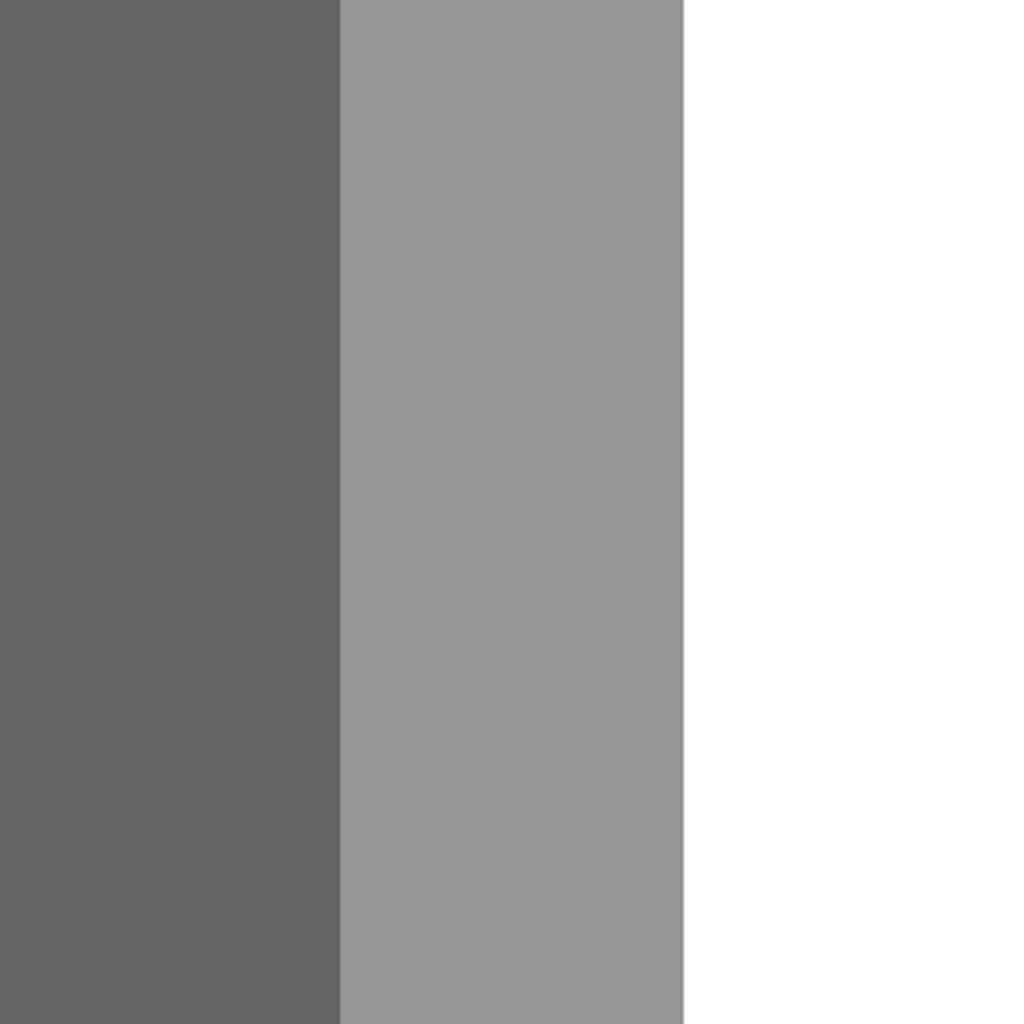
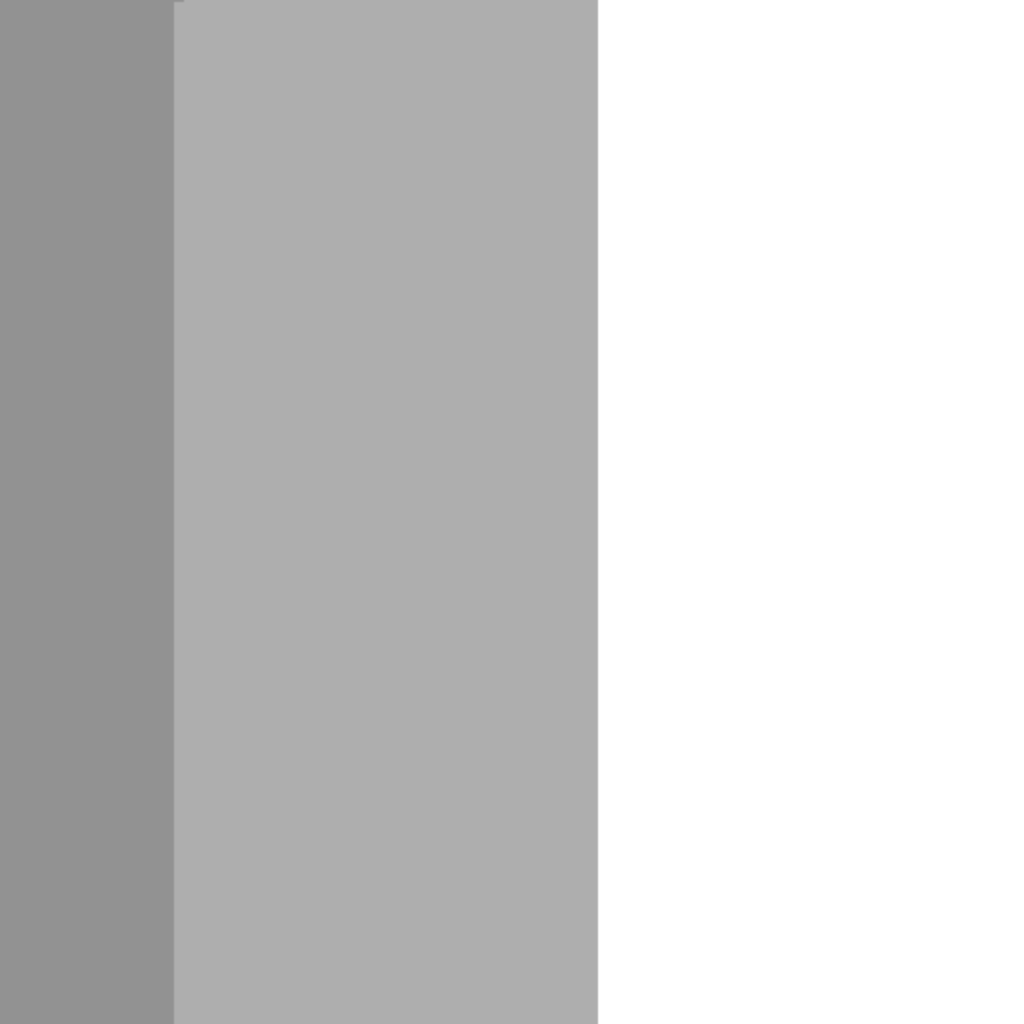
The second 1024px x 1024px image is a revision of the first. Changes to its layers:
added layer "Gradient3 拷贝 2" above "Gradient3 拷贝" over [0, 0, 685, 1024]
